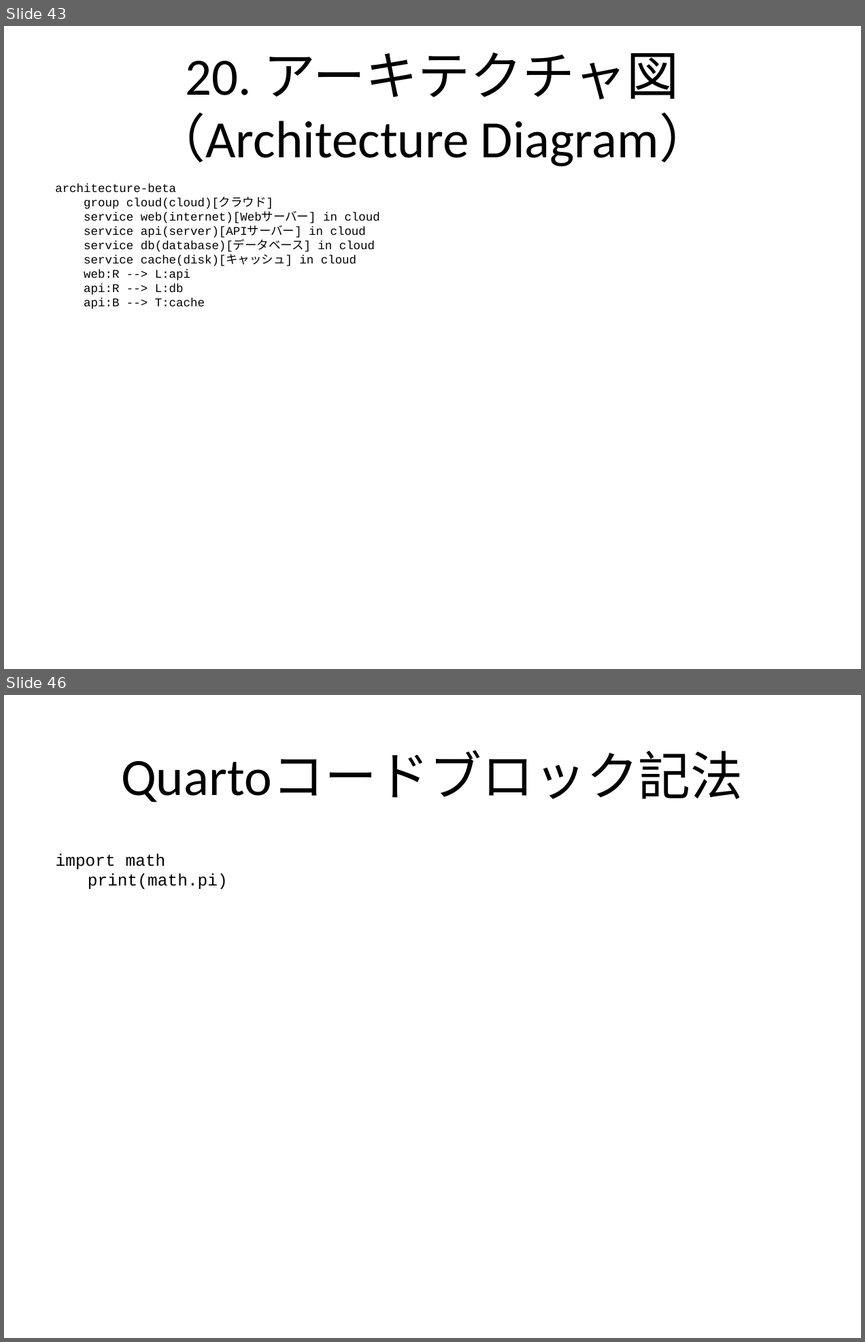
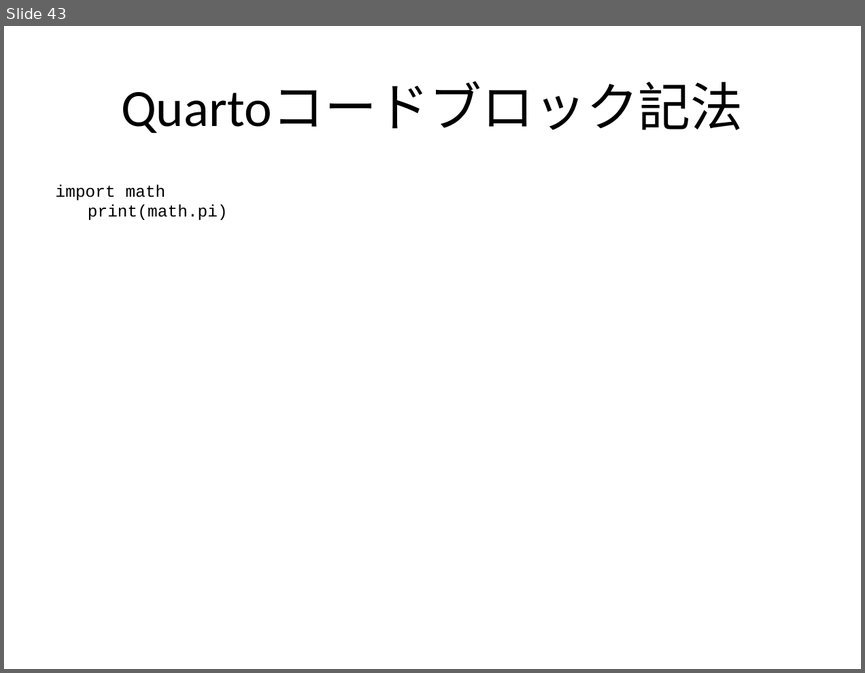
Before and after one commit to notfolder/qmd_to_pptx, a slide deck: demo_full.pptx. Shown one above the other, each under a label of ours: slides 43 and 46 before the commit, slide 43 after it; the slides between them are not shown. The pictures are 865x1342 and 865x673 pixels, drawn with LibreOffice and Linux fonts; fonts in the diff are those of the drawing. Boxes give left, top, right and bottom in pixels: in the first picture for what was removed or moved away, otherwise in the second. Text is boxed around its words. In the diff, an @@ line names an element or a change of style, - is before the commit and + after.

```diff
--- a/demo_full.pptx
+++ b/demo_full.pptx
@@ slide 43 removed at <box>4,26,861,669</box>, background #FFFFFF @@
@@ title removed at <box>153,53,712,167</box> @@
-20. アーキテクチャ図（Architecture Diagram）
@@ text removed at <box>55,184,380,309</box> @@
-architecture-beta
-group cloud(cloud)[クラウド]
-service web(internet)[Webサーバー] in cloud
-service api(server)[APIサーバー] in cloud
-service db(database)[データベース] in cloud
-service cache(disk)[キャッシュ] in cloud
-web:R --> L:api
-api:R --> L:db
-api:B --> T:cache
@@ what was slide 46 is now slide 43 @@
```
Also in this commit, not shown: 2 slides changed, 6 slides added, 8 other slides removed, 7 other files.
